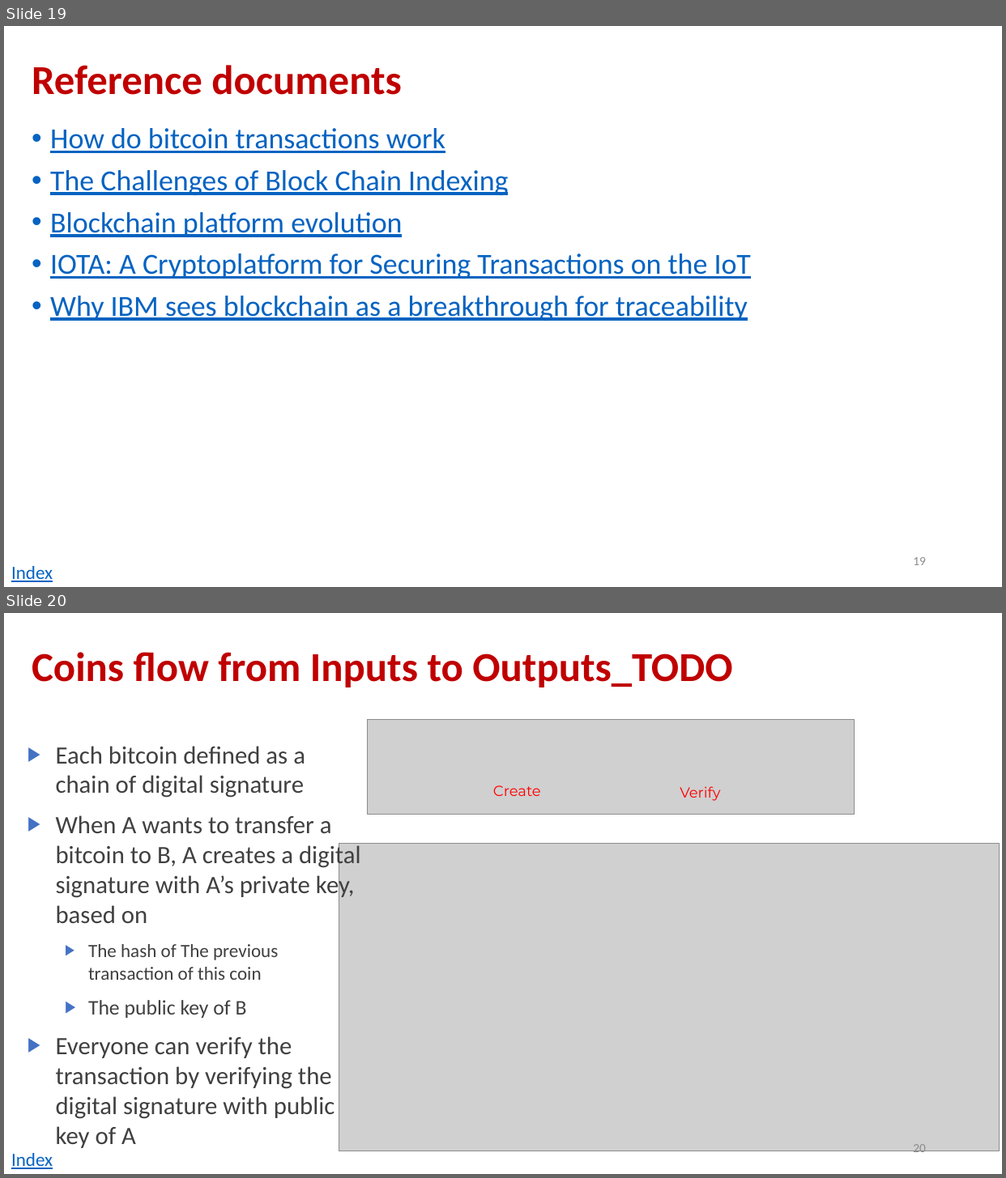
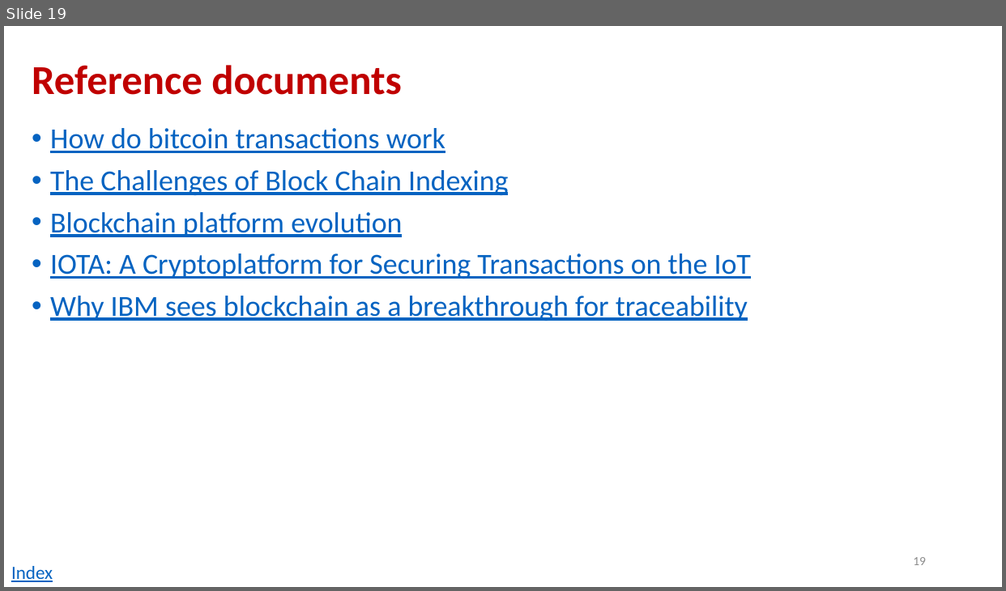
Before and after one commit to andyplusplus/blockchain, a slide deck: how_bitcoin_works/home.pptx. Shown one above the other, each under a label of ours: slides 19 and 20 before the commit, slide 19 after it. The pictures are 1006x1178 and 1006x591 pixels, drawn with LibreOffice and Linux fonts; fonts in the diff are those of the drawing; grey boxes stand for pictures. Boxes give left, top, right and bottom in pixels: in the first picture for what was removed or moved away, otherwise in the second. Text is boxed around its words. In the diff, an @@ line names an element or a change of style, - is before the commit and + after.

```diff
--- a/how_bitcoin_works/home.pptx
+++ b/how_bitcoin_works/home.pptx
@@ slide 20 removed at box(4, 613, 1002, 1174), background #FFFFFF @@
@@ title removed at box(32, 652, 732, 688) @@
-Coins flow from Inputs to Outputs_TODO
@@ picture removed at box(367, 719, 854, 814) @@
@@ text removed at box(56, 746, 361, 1148) @@
-▶ Each bitcoin defined as a chain of digital signature
-▶ When A wants to transfer a bitcoin to B, A creates a digital signature with A’s private key, based on
-  ▶ The hash of The previous transaction of this coin
-  ▶ The public key of B
-▶ Everyone can verify the transaction by verifying the digital signature with public key of A
@@ text removed at box(493, 786, 541, 796) @@
-Create
@@ text removed at box(680, 786, 720, 801) @@
-Verify
@@ picture removed at box(339, 844, 999, 1152) @@
@@ page number removed at box(913, 1144, 926, 1157) @@
-20
@@ text removed at box(11, 1153, 53, 1169) @@
-Index
```
Also in this commit, not shown: 1 slide changed, 3 other files.
